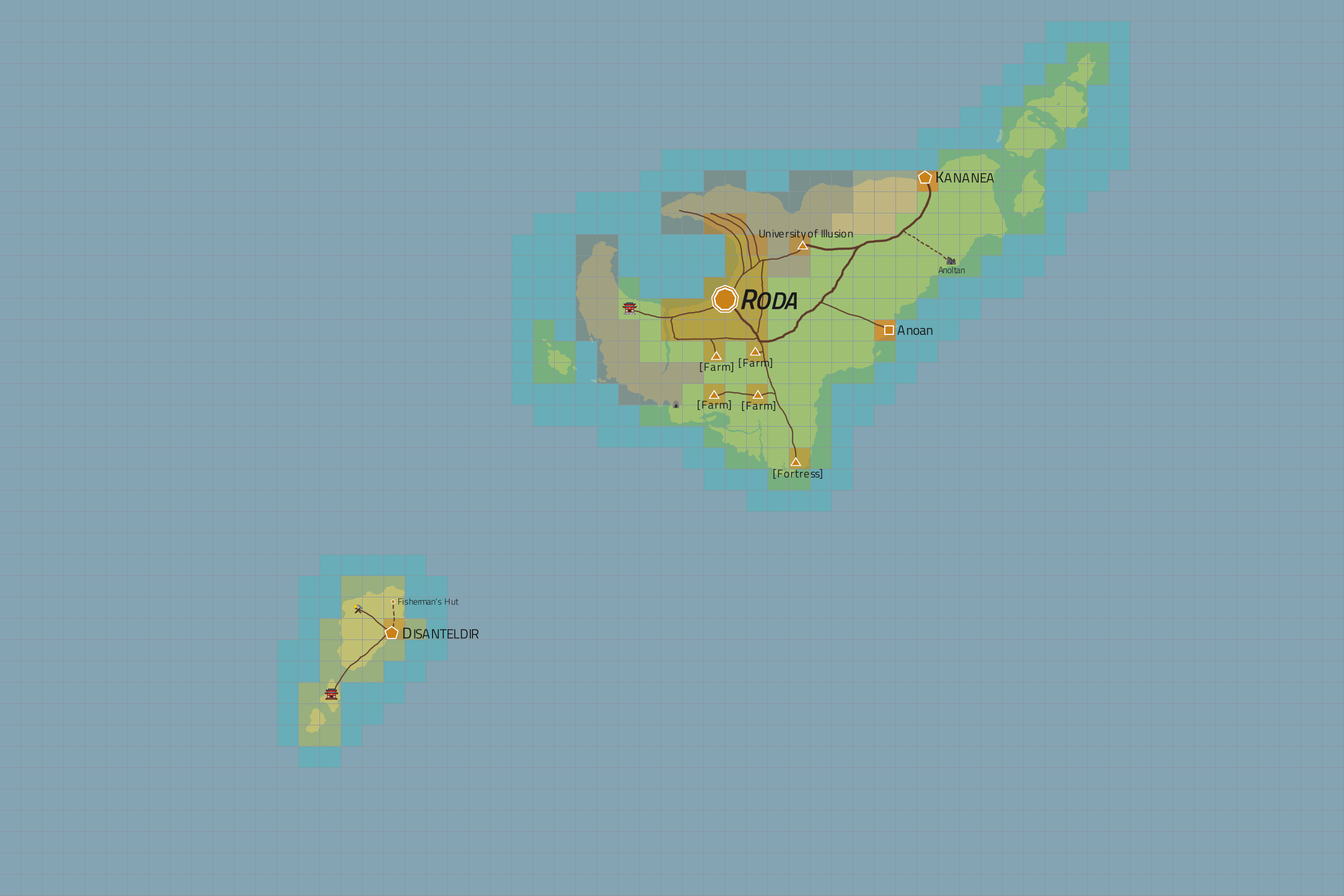
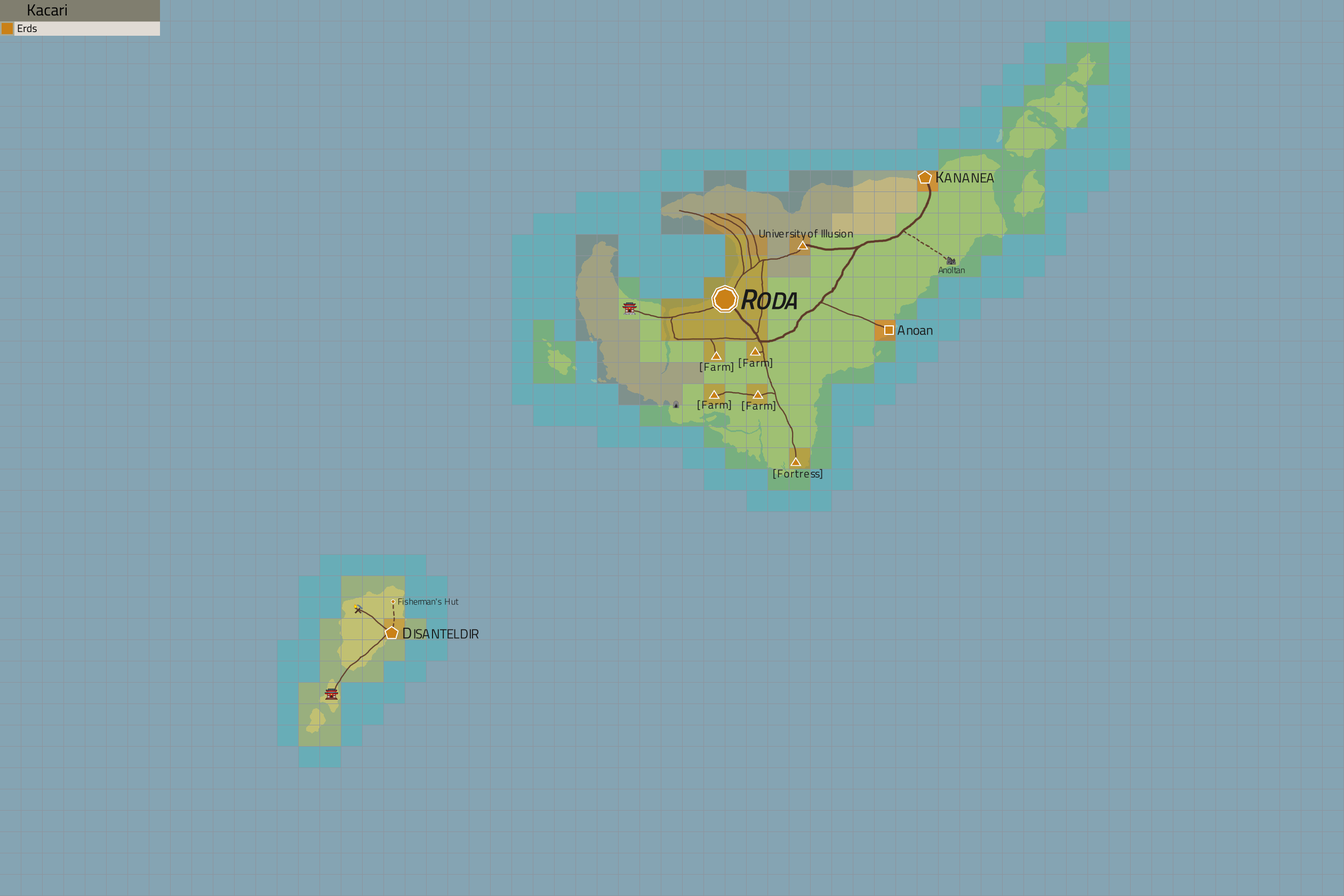
Layer changes from the first (1344, 896) image to the second:
painted on "PoIs" over left=760, top=358, right=770, bottom=368
painted on "Settlements" over left=760, top=358, right=770, bottom=368
painted on "[Temp] Roads" over left=760, top=358, right=770, bottom=368
added layer "Legend" above "Factions" over left=0, top=0, right=160, bottom=36
painted on "Factions" over left=0, top=0, right=770, bottom=368
painted on "Regions" over left=0, top=0, right=770, bottom=368
painted on "Grid" over left=0, top=0, right=770, bottom=368
painted on "Landmass" over left=760, top=358, right=770, bottom=368
painted on "Water" over left=0, top=0, right=770, bottom=368
